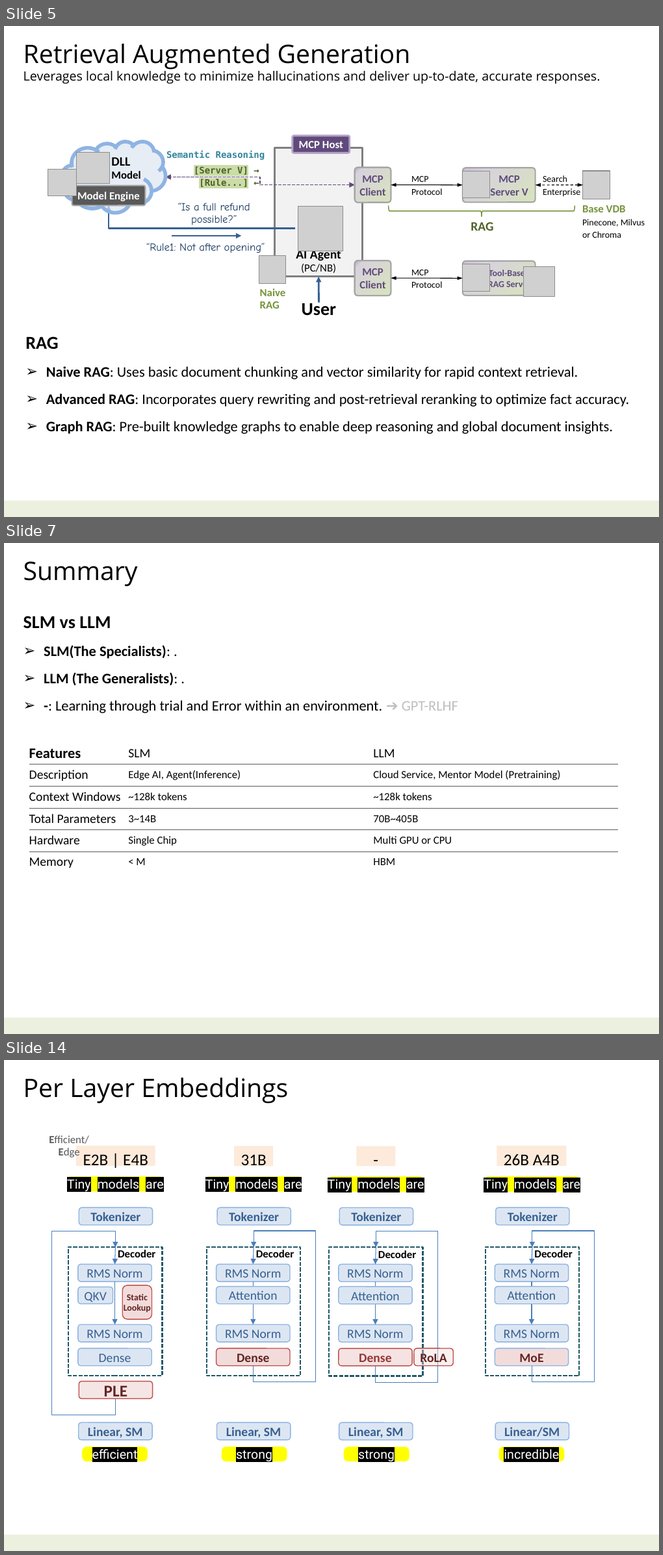
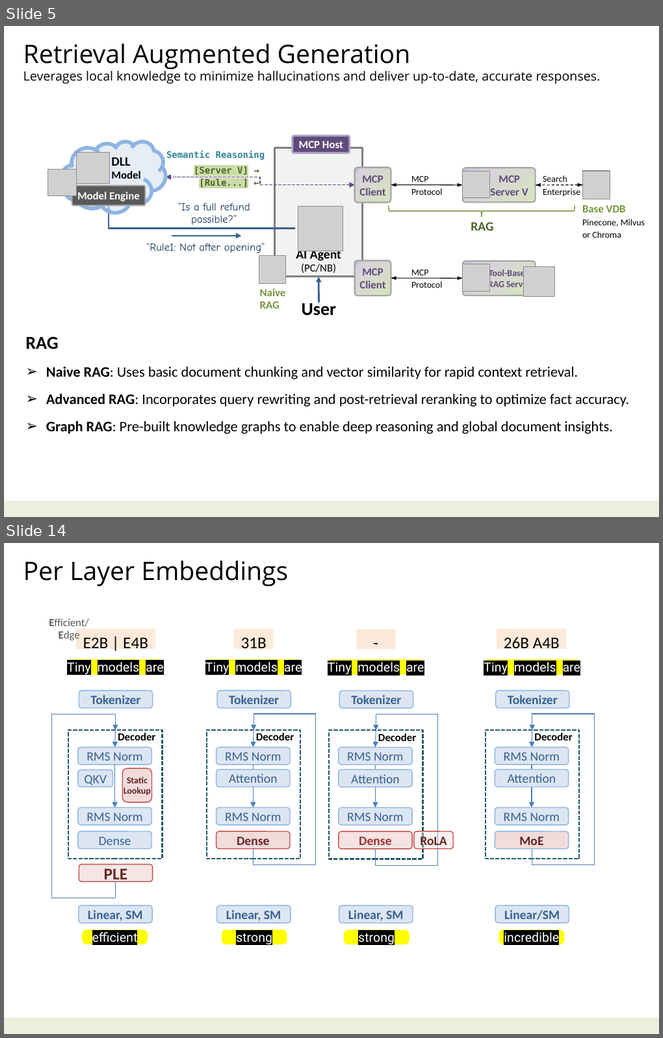
Before and after one commit to navibator/crazy-ai, a slide deck: ai-gemma.pptx. Shown one above the other, each under a label of ours: slides 5, 7 and 14 before the commit, slides 5 and 14 after it; the slides between them are not shown. The pictures are 663x1555 and 663x1038 pixels, drawn with LibreOffice and Linux fonts; fonts in the diff are those of the drawing; grey boxes stand for pictures. Boxes give left, top, right and bottom in pixels: in the first picture for what was removed or moved away, otherwise in the second. Text is boxed around its words. In the diff, an @@ line names an element or a change of style, - is before the commit and + after.

```diff
--- a/ai-gemma.pptx
+++ b/ai-gemma.pptx
@@ slide 7 removed at box(4, 543, 659, 1034), background #FFFFFF; not listed: 1 template element that a slide beside it also shows @@
@@ text removed at box(24, 561, 138, 587) @@
-Summary
@@ rectangle removed at box(17, 613, 631, 719) @@
-SLM vs LLM
-➢ SLM(The Specialists): .
-➢ LLM (The Generalists): .
-➢ -: Learning through trial and Error within an environment. ➔ GPT-RLHF
@@ table removed at box(29, 742, 618, 873), 6 rows, 3 columns @@
-Features | SLM | LLM
-Description | Edge AI, Agent(Inference) | Cloud Service, Mentor Model (Pretraining)
-Context Windows | ~128k tokens | ~128k tokens
-Total Parameters | 3~14B | 70B~405B
-Hardware | Single Chip | Multi GPU or CPU
-Memory | < M | HBM
```
Also in this commit, not shown: 12 slides changed, 2 slides added, 1 other file.
